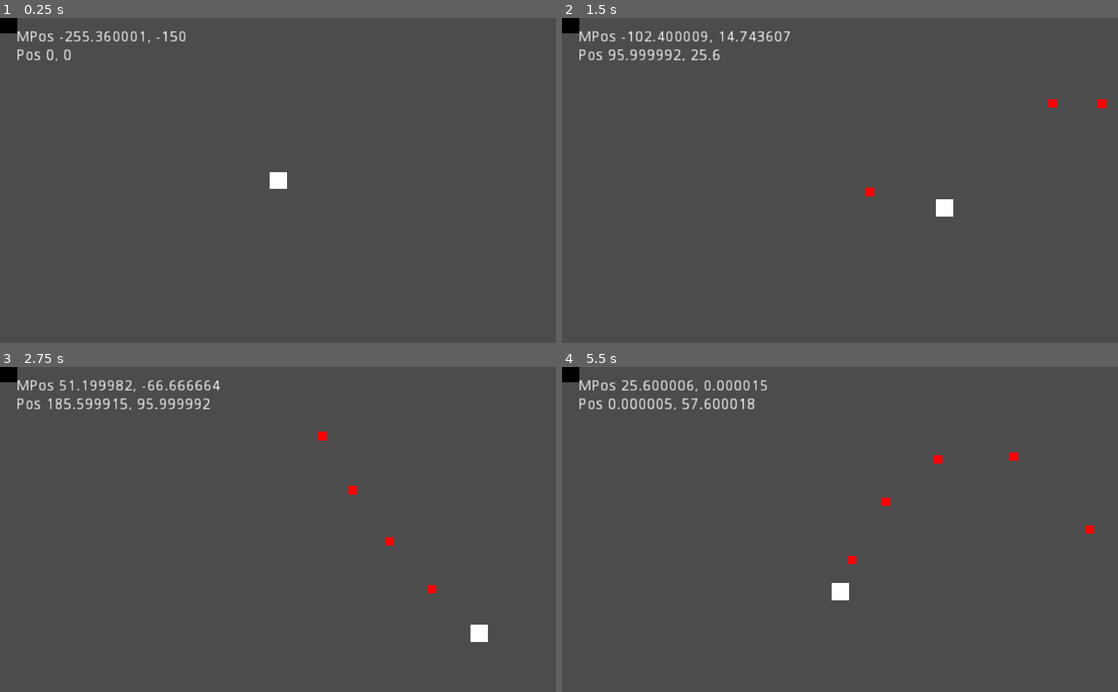
Above: before the commit, frames 1-4 (two rows, left to right).
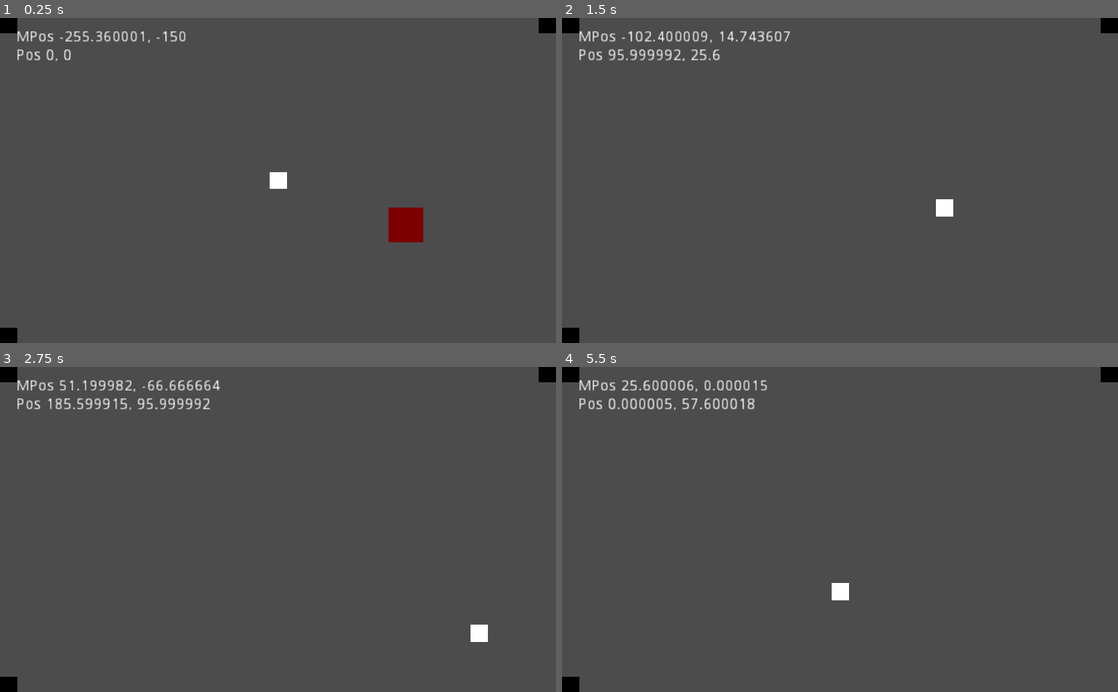
Above: after the commit, the same moments.

Repository: ozqf/zqf_godot_test
Game: Godot game, scene res://scene01.tscn
The game is run twice, just before and just after one commit, with the same random seed, the same clock (stepped at 60 frames per second) and the same inputs.
Inputs (mouse positions are in pixels of both pictures, inside the frame that each line leads up to):
- Up to frame 1 (0.25 s): no input
- Up to frame 2 (1.5 s): move the mouse to (962, 164) at 0.52 s; press the mouse at (962, 164) at 0.53 s; hold D (move_right) 0.53-1.28 s; move the mouse to (728, 196) at 1.27 s; release the mouse at (728, 196) at 1.28 s; hold S (move_backward) from 1.28 s (still down); click (728, 196) at 1.35 s
- Up to frame 3 (2.75 s): move the mouse to (333, 458) at 2.02 s; release S (move_backward) at 2.03 s; press the mouse at (333, 458) at 2.03 s; hold D (move_right) from 2.03 s (still down)
- Up to frame 4 (5.5 s): move the mouse to (812, 594) at 2.77 s; release D (move_right) at 2.78 s; release the mouse at (812, 594) at 2.78 s; hold W (move_forward) 2.78-3.53 s; click (812, 594) at 2.85 s; move the mouse to (1006, 578) at 3.52 s; press the mouse at (1006, 578) at 3.53 s; hold A (move_left) 3.53-5.03 s; move the mouse to (673, 480) at 4.27 s; release the mouse at (673, 480) at 4.28 s; click (673, 480) at 4.35 s; move the mouse to (867, 529) at 5.02 s; press the mouse at (867, 529) at 5.03 s; hold S (move_backward) from 5.03 s (still down)

The runs differ from the first frame. In frame 1, 1.0% of the frame differs, in the area x 0-100%, y 0-100%; in frame 2, 0.4%; in frame 3, 0.5%; in frame 4, 0.5%.

Commit message:
added enemy prefab

Diff:
--- /dev/null
+++ b/Enemy.tscn
@@ -0,0 +1,12 @@
+[gd_scene load_steps=3 format=2]
+
+[ext_resource path="res://sprites/debug_red_dark.png" type="Texture" id=1]
+[ext_resource path="res://scripts/Enemy.gd" type="Script" id=2]
+
+[node name="Enemy" type="KinematicBody2D"]
+script = ExtResource( 2 )
+
+[node name="CollisionShape2D" type="CollisionShape2D" parent="."]
+
+[node name="debug_red_dark" type="Sprite" parent="."]
+texture = ExtResource( 1 )
--- a/Projectile.tscn
+++ b/Projectile.tscn
@@ -16,3 +16,4 @@
 
 [node name="CollisionShape2D" type="CollisionShape2D" parent="Area2D"]
 shape = SubResource( 1 )
+[connection signal="body_entered" from="Area2D" to="Area2D" method="_on_Area2D_body_entered"]
--- a/project.godot
+++ b/project.godot
@@ -27,7 +27,6 @@
 
 window/stretch/mode="2d"
 window/stretch/aspect="keep"
-window/stretch/shrink=2.0
 
 [input]
 
--- a/scene01.tscn
+++ b/scene01.tscn
@@ -1,23 +1,41 @@
-[gd_scene load_steps=5 format=2]
+[gd_scene load_steps=7 format=2]
 
 [ext_resource path="res://Player.tscn" type="PackedScene" id=1]
 [ext_resource path="res://Wall.tscn" type="PackedScene" id=2]
 [ext_resource path="res://GUI.tscn" type="PackedScene" id=3]
 [ext_resource path="res://scripts/z_camera.gd" type="Script" id=4]
+[ext_resource path="res://Enemy.tscn" type="PackedScene" id=5]
+[ext_resource path="res://scripts/game_scene.gd" type="Script" id=6]
 
 [node name="scene" type="Node2D"]
+script = ExtResource( 6 )
 __meta__ = {
 "_edit_lock_": true
 }
 
 [node name="Camera2D" type="Camera2D" parent="."]
 current = true
+zoom = Vector2( 0.5, 0.5 )
 script = ExtResource( 4 )
 
-[node name="Wall" parent="." instance=ExtResource( 2 )]
+[node name="World" type="Node2D" parent="."]
+__meta__ = {
+"_edit_lock_": true
+}
+
+[node name="Wall" parent="World" instance=ExtResource( 2 )]
 position = Vector2( -248, -144 )
+
+[node name="Wall2" parent="World" instance=ExtResource( 2 )]
+position = Vector2( 248, -144 )
+
+[node name="Wall3" parent="World" instance=ExtResource( 2 )]
+position = Vector2( -248, 144 )
 
 [node name="Player" parent="." instance=ExtResource( 1 )]
 
 [node name="DebugText" parent="." instance=ExtResource( 3 )]
 position = Vector2( -241, -139 )
+
+[node name="Enemy" parent="." instance=ExtResource( 5 )]
+position = Vector2( 53.5903, 40.7351 )
--- /dev/null
+++ b/scripts/Enemy.gd
@@ -0,0 +1,27 @@
+extends KinematicBody2D
+
+
+# Declare member variables here. Examples:
+# var a = 2
+# var b = "text"
+var screen_size
+var velocity = Vector2(256, 0)
+
+# Called when the node enters the scene tree for the first time.
+func _ready():
+	screen_size = get_viewport_rect()
+
+	print("Type of screen size: " + str(typeof(screen_size)))
+
+func _physics_process(_delta):
+	var _pos = position
+	_pos.x += velocity.x * _delta
+	_pos.y += velocity.y * _delta
+	if _pos.x > screen_size.end.x:
+		_pos.x = screen_size.end.x
+		velocity.x = -velocity.x
+	if _pos.x < screen_size.position.x:
+		_pos.x = screen_size.position.x
+		velocity.x = -velocity.x
+
+	position = _pos
--- /dev/null
+++ b/scripts/game_scene.gd
@@ -0,0 +1,12 @@
+extends Node2D
+
+var enemyPrefab = preload("res://Enemy.tscn")
+var playerPrefab = preload("res://Player.tscn")
+
+func _ready():
+	print("Begin game scene")
+	pass # Replace with function body.
+
+func _process(delta):
+	# spawn stuff
+	pass
--- a/scripts/player.gd
+++ b/scripts/player.gd
@@ -6,6 +6,8 @@
 
 func _ready():
 	print("Player init")
+
+signal hit
 
 func _fire_projectile():
 	var prj = projectilePrefab.instance()
--- a/scripts/projectile.gd
+++ b/scripts/projectile.gd
@@ -2,6 +2,8 @@
 
 var timeToLive = 0.5
 var velocity = Vector2(0, 0)
+
+signal hit
 
 func _ready():
 	#("Prj spawn v: " + str(velocity.x) + ", " + str(velocity.y))
@@ -16,3 +18,10 @@
 		pass
 	var step = Vector2(velocity.x * delta, velocity.y * delta)
 	position += step
+
+
+func _on_Area2D_body_entered(body):
+	print("Prj hit something")
+	timeToLive = 0
+	emit_signal("hit")
+	pass # Replace with function body.
Not shown, added: z_godot_notes.md
